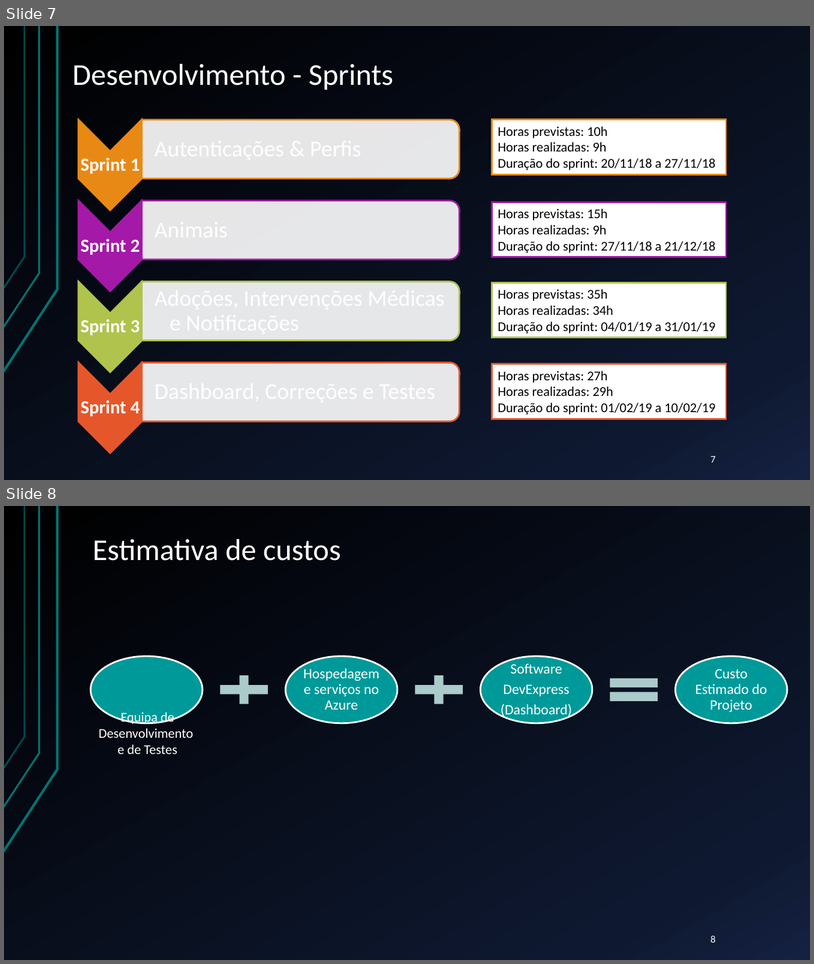
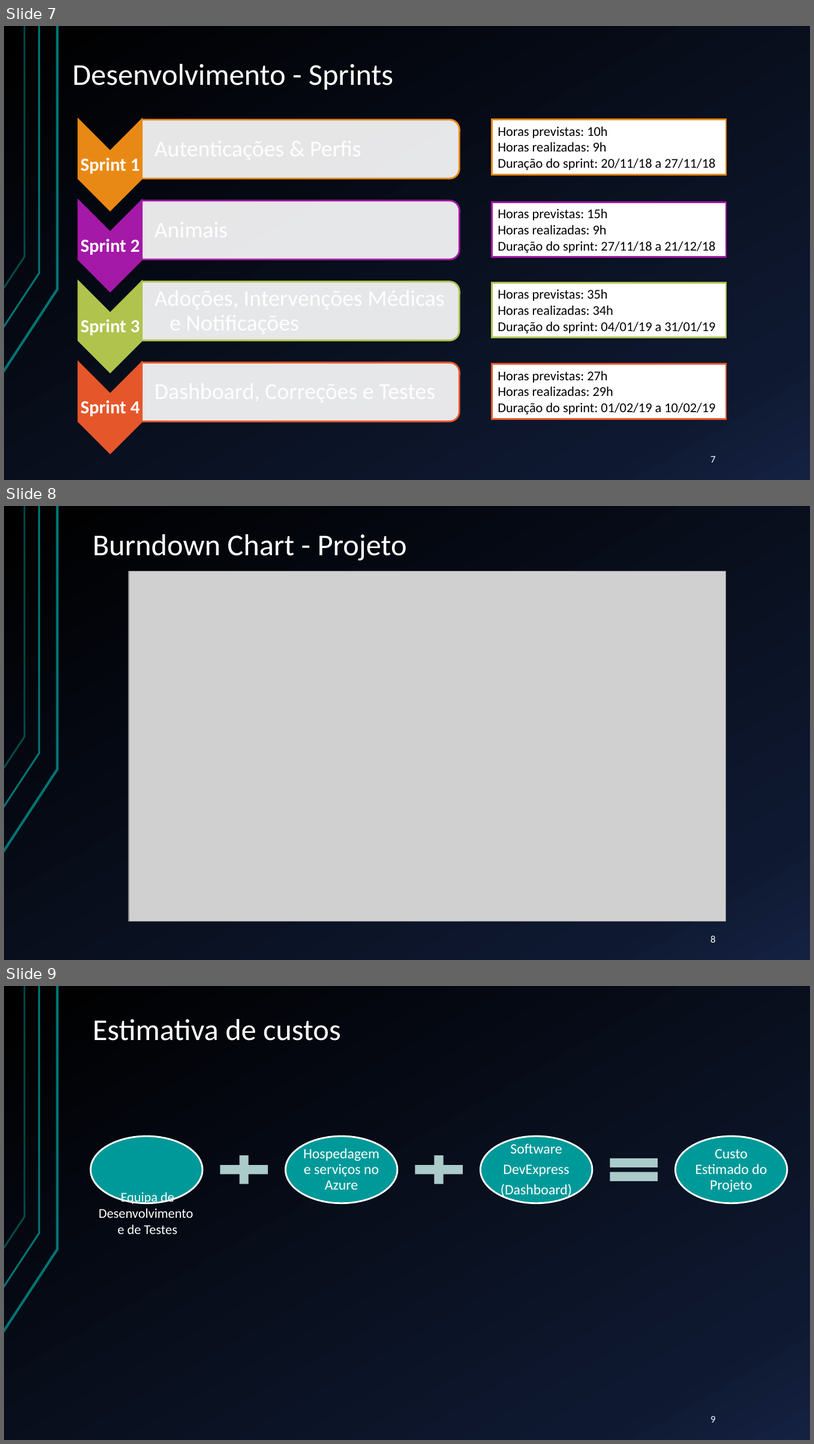
Before and after one commit to lodyny/ProjetoESW, a slide deck: Apresentacao.pptx. Shown one above the other, each under a label of ours: slides 7 and 8 before the commit, slides 7, 8 and 9 after it. The pictures are 814x964 and 814x1444 pixels, drawn with LibreOffice and Linux fonts; fonts in the diff are those of the drawing; grey boxes stand for pictures. Boxes give left, top, right and bottom in pixels: in the first picture for what was removed or moved away, otherwise in the second. Text is boxed around its words. In the diff, an @@ line names an element or a change of style, - is before the commit and + after.

```diff
--- a/Apresentacao.pptx
+++ b/Apresentacao.pptx
@@ slide 8 added at box(4, 506, 810, 960), background gradient #000000 to #0F1931 to #142242; not listed: 3 template elements that a slide beside it also shows @@
@@ title added at box(93, 534, 407, 561), 36 pt, text #FFFFFF @@
+Burndown Chart - Projeto
@@ picture added at box(129, 571, 726, 921) @@
@@ page number added at box(711, 935, 716, 942), 12 pt, text #FFFFFF @@
+8
@@ what was slide 8 is now slide 9 @@
@@ page number at box(711, 1416, 716, 1422): text changed @@
-8
+9
```
Also in this commit, not shown: 2 slides changed, 3 other files.
